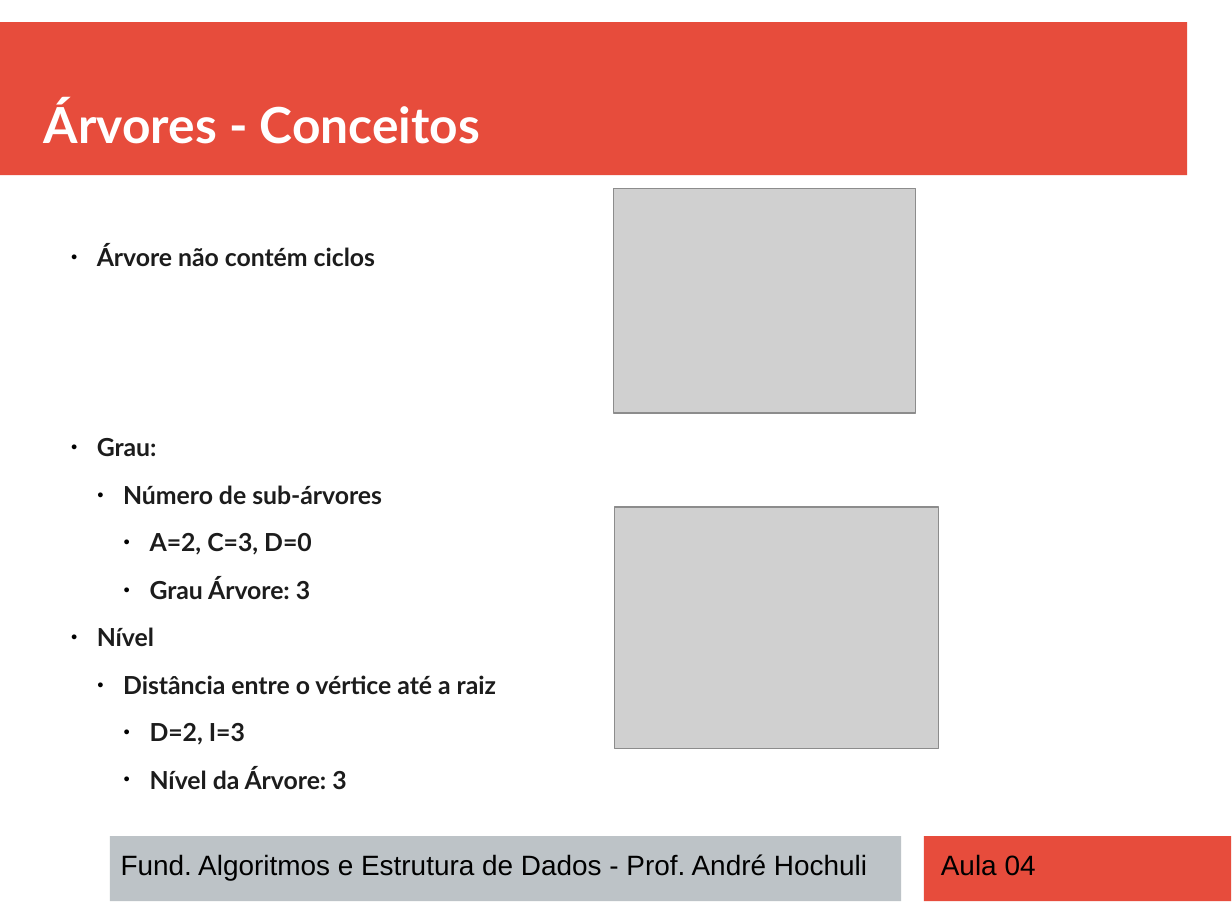
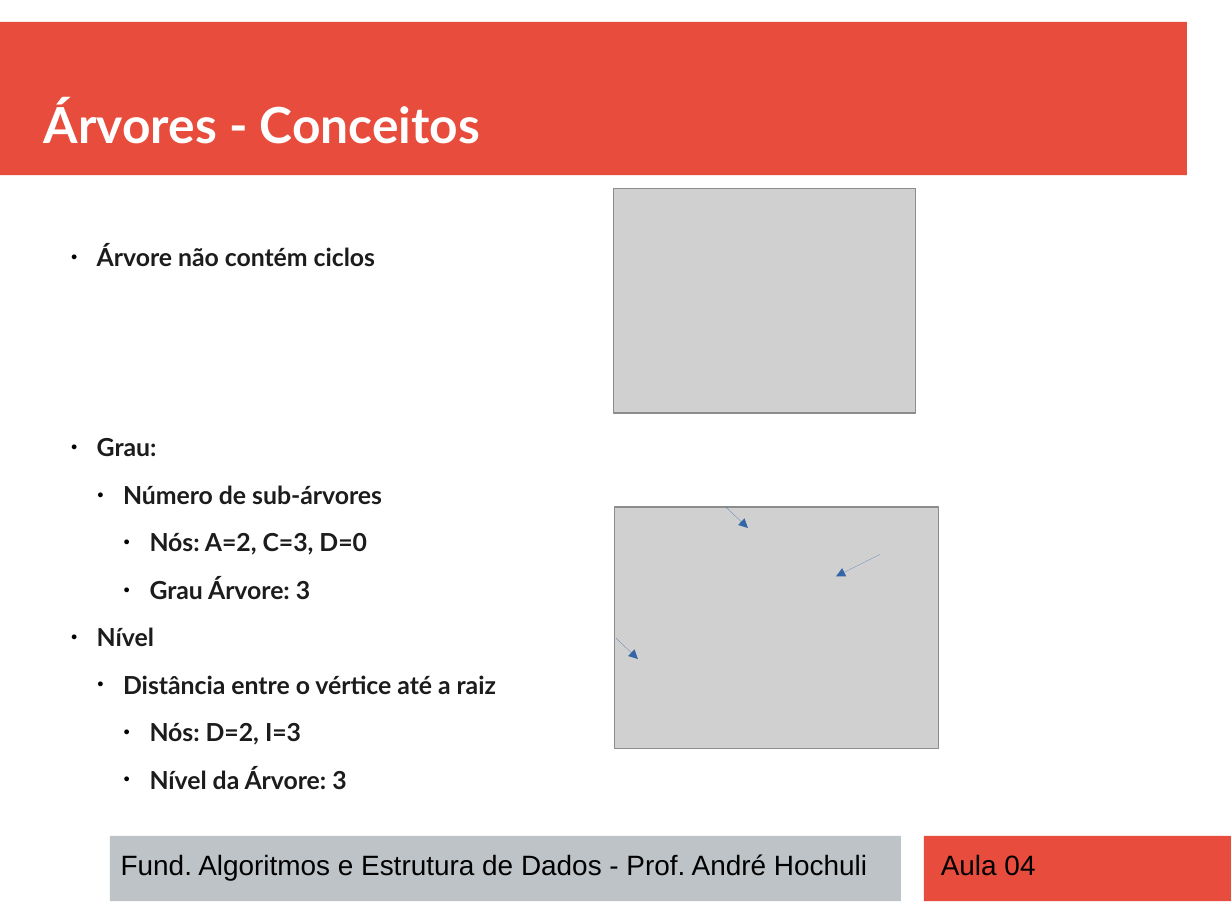
Before and after one commit to andrehochuli/teaching, a slide deck: slide 28 of DataStructuresAndAlgorithms/Aula 04 - Recursividade e Arvores/Aula 04 - Recursion & Trees.pptx. Drawn at 1232x924 pixels with LibreOffice and Linux fonts; fonts in the diff are those of the drawing; grey boxes stand for pictures. Boxes give left, top, right and bottom in pixels: in the first picture for what was removed or moved away, otherwise in the second. Text is boxed around its words. In the diff, an @@ line names an element or a change of style, - is before the commit and + after.

```diff
--- a/DataStructuresAndAlgorithms/Aula 04 - Recursividade e Arvores/Aula 04 - Recursion & Trees.pptx
+++ b/DataStructuresAndAlgorithms/Aula 04 - Recursividade e Arvores/Aula 04 - Recursion & Trees.pptx
@@ arrow added from (727, 508) to (748, 528), #3465A4 0 pt @@
@@ text at (150, 533, 367, 555): text changed @@
-      ● A=2, C=3, D=0
+      ● Nós: A=2, C=3, D=0
@@ arrow added from (880, 555) to (836, 577), #3465A4 0 pt @@
@@ arrow added from (616, 638) to (638, 660), #3465A4 0 pt @@
@@ text at (150, 723, 301, 744): text changed @@
-      ● D=2, I=3
+      ● Nós: D=2, I=3
```
Also in this commit, not shown: 6 other slides changed, 4 other files.
